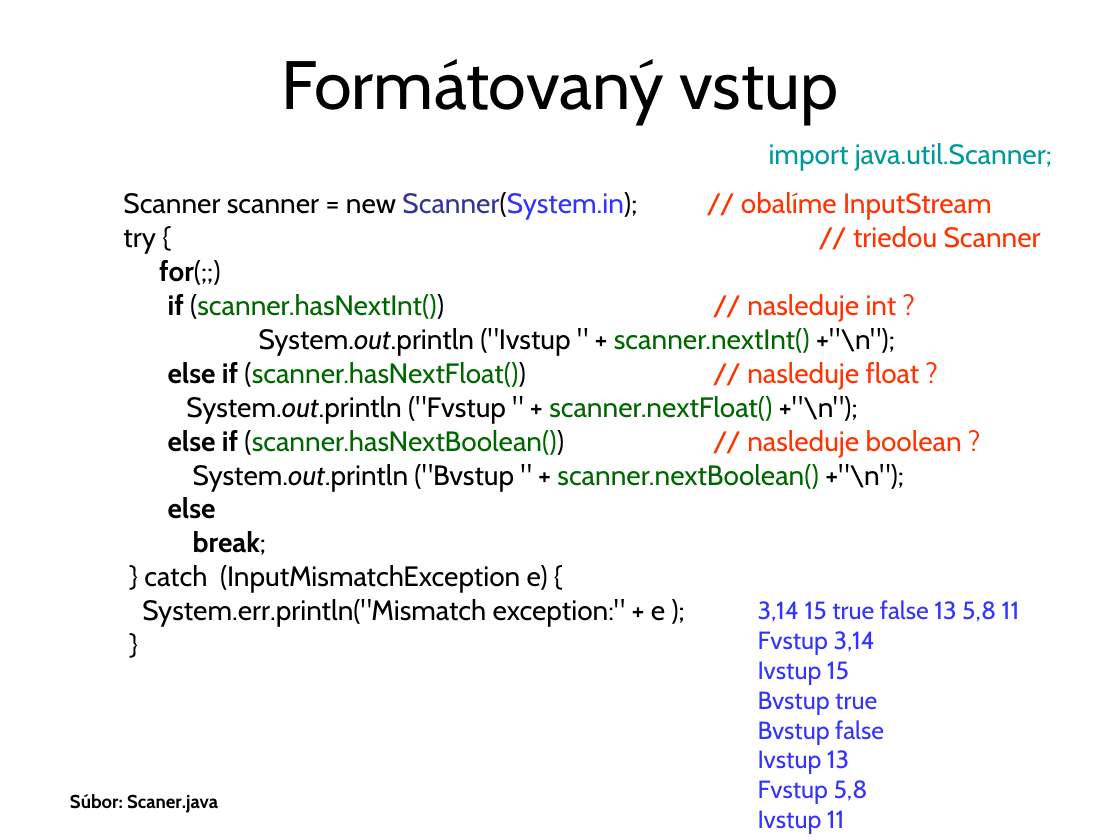
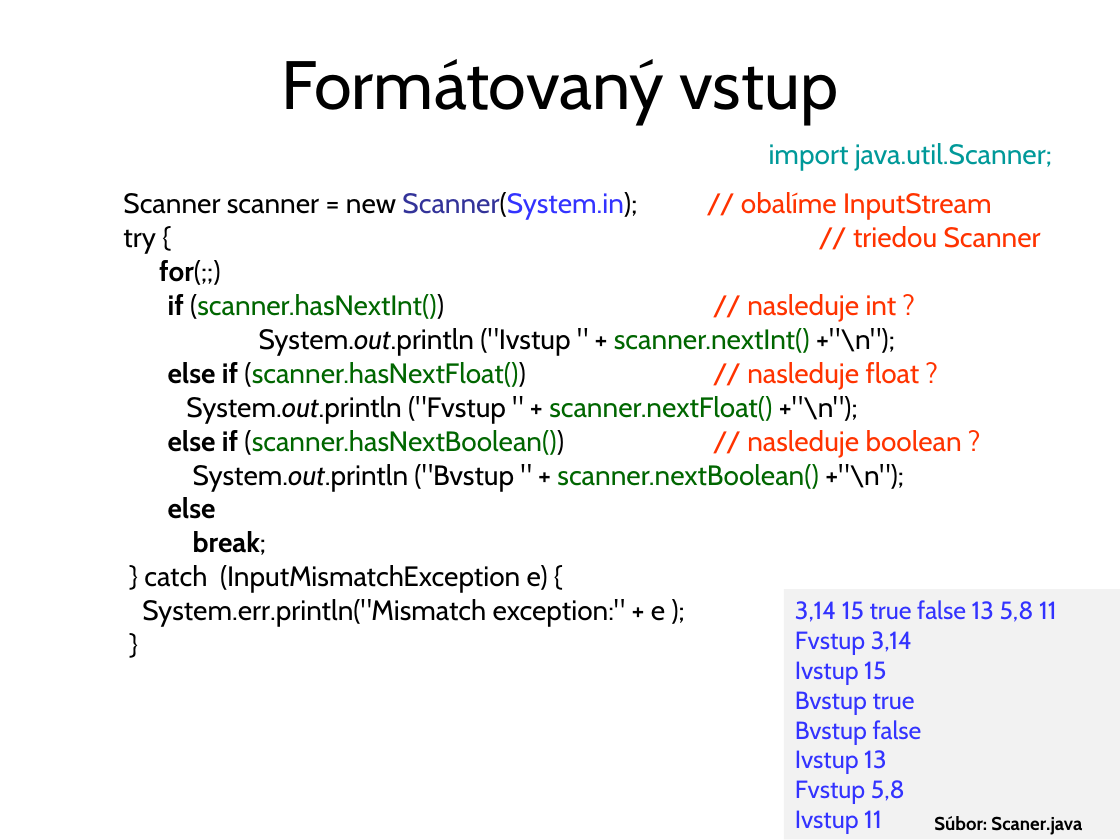
Before and after one commit to Programovanie4/Prednasky, a slide deck: slide 21 of 07/07_java.ppt (slide 19 before the commit). Drawn at 1120x840 pixels with LibreOffice and Linux fonts; fonts in the diff are those of the drawing. Boxes give left, top, right and bottom in pixels: in the first picture for what was removed or moved away, otherwise in the second. Text is boxed around its words. In the diff, an @@ line names an element or a change of style, - is before the commit and + after.

```diff
--- a/07/07_java.ppt
+++ b/07/07_java.ppt
@@ rectangle "3,14 15 true false 13 ...": place and size @@
-rectangle "3,14 15 true false 13 ..." at <box>758,600,1020,834</box>
+rectangle "3,14 15 true false 13 ..." at <box>784,589,1120,840</box>
@@ rectangle "3,14 15 true false 13 ..." at <box>784,589,1120,840</box>: fill none to #F2F2F2 @@
@@ text "Súbor: Scaner.java": place and size @@
-text "Súbor: Scaner.java" at <box>70,794,218,813</box>
+text "Súbor: Scaner.java" at <box>934,816,1082,835</box>
```
Also in this commit, not shown: 19 other slides changed, 3 slides added, 1 other file.
